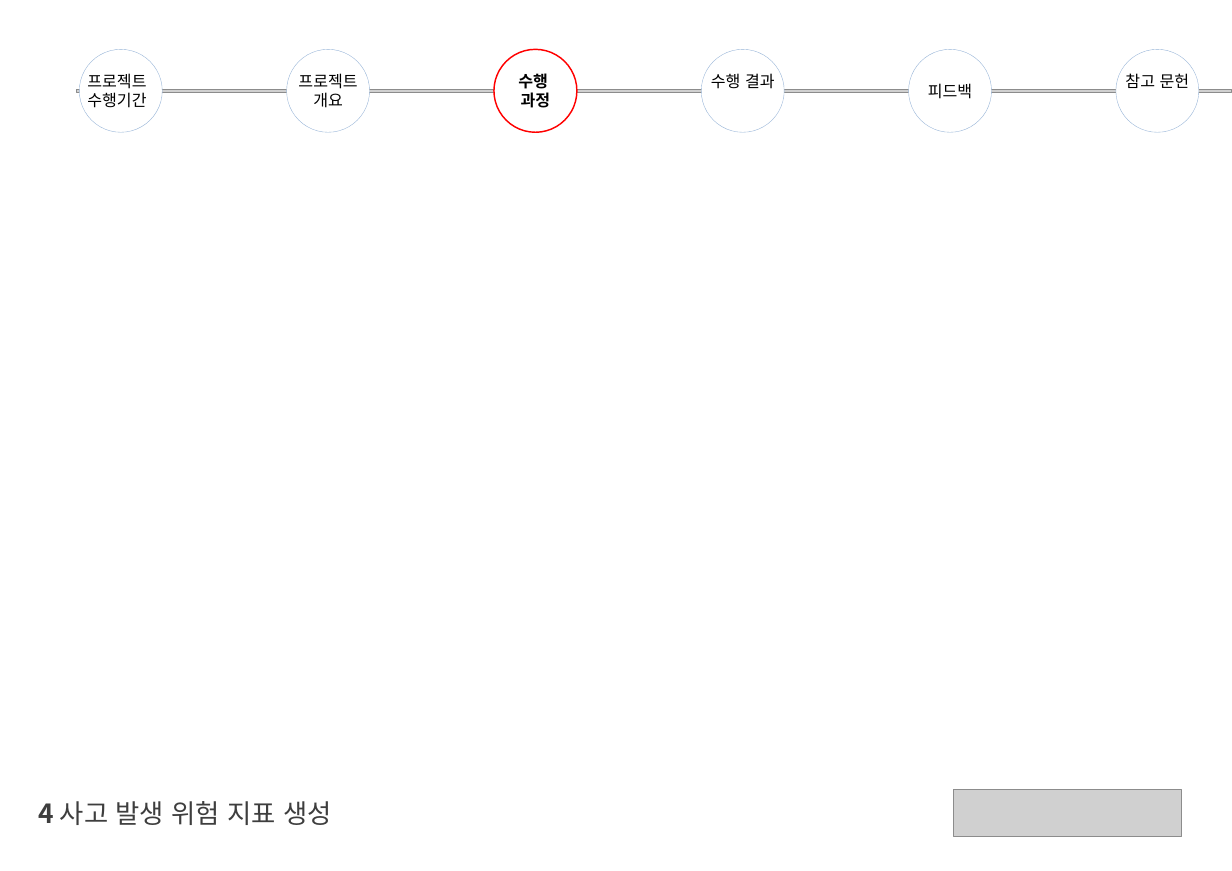
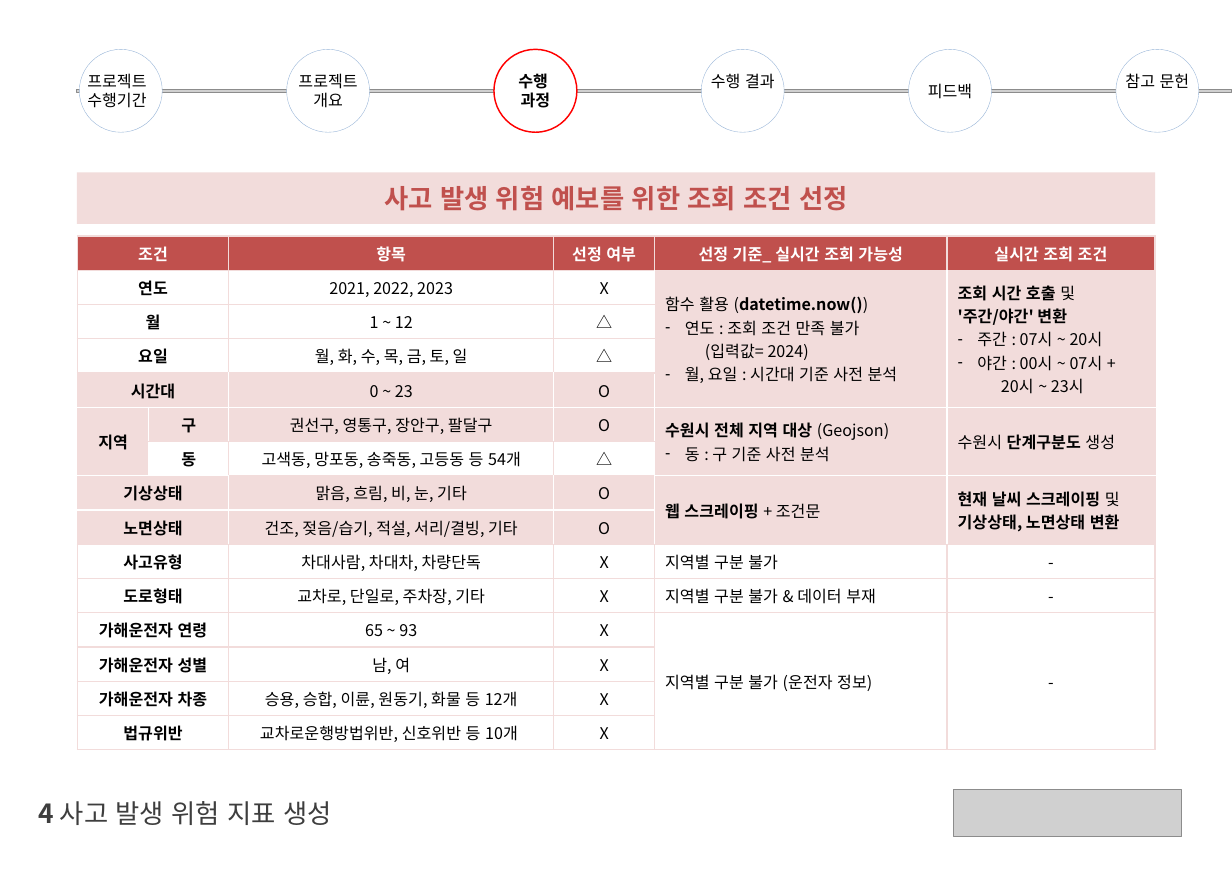
Before and after one commit to leehj112/2024_Accident_Project, a slide deck: slide 12 of SeJeong/노인 교통사고 감소를 위한_3.수행과정.pptx. Drawn at 1232x871 pixels with LibreOffice and Linux fonts; fonts in the diff are those of the drawing; grey boxes stand for pictures. Boxes give left, top, right and bottom in pixels: in the first picture for what was removed or moved away, otherwise in the second. Text is boxed around its words. In the diff, an @@ line names an element or a change of style, - is before the commit and + after.

```diff
--- a/SeJeong/노인 교통사고 감소를 위한_3.수행과정.pptx
+++ b/SeJeong/노인 교통사고 감소를 위한_3.수행과정.pptx
@@ rectangle added at box(77, 173, 1155, 224), fill #F2DCDB, 18 pt, text #C0504D, bold @@
+사고 발생 위험 예보를 위한 조회 조건 선정
@@ table added at box(78, 236, 1156, 750), 15 rows, 6 columns @@
+조건 |  | 항목 | 선정 여부 | 선정 기준_ 실시간 조회 가능성 | 실시간 조회 조건
+연도 |  | 2021, 2022, 2023 | X | 함수 활용 (datetime.now()) / 연도 : 조회 조건 만족 불가 / (입력값= 2024) / 월, 요일 : 시간대 기준 사전 분석 | 조회 시간 호출 및 / '주간/야간' 변환 / 주간 : 07시 ~ 20시 / 야간 : 00시 ~ 07시 + / 20시 ~ 23시
+월 |  | 1 ~ 12 | △ |  | 
+요일 |  | 월, 화, 수, 목, 금, 토, 일 | △ |  | 
+시간대 |  | 0 ~ 23 | O |  | 
+지역 | 구 | 권선구, 영통구, 장안구, 팔달구 | O | 수원시 전체 지역 대상 (Geojson) / 동 : 구 기준 사전 분석 | 수원시 단계구분도 생성
+ | 동 | 고색동, 망포동, 송죽동, 고등동 등 54개 | △ |  | 
+기상상태 |  | 맑음, 흐림, 비, 눈, 기타 | O | 웹 스크레이핑 + 조건문 | 현재 날씨 스크레이핑 및 / 기상상태, 노면상태 변환
+노면상태 |  | 건조, 젖음/습기, 적설, 서리/결빙, 기타 | O |  | 
+사고유형 |  | 차대사람, 차대차, 차량단독 | X | 지역별 구분 불가 | -
+도로형태 |  | 교차로, 단일로, 주차장, 기타 | X | 지역별 구분 불가 & 데이터 부재 | -
+가해운전자 연령 |  | 65 ~ 93 | X | 지역별 구분 불가 (운전자 정보) | -
+가해운전자 성별 |  | 남, 여 | X |  | 
+가해운전자 차종 |  | 승용, 승합, 이륜, 원동기, 화물 등 12개 | X |  | 
+법규위반 |  | 교차로운행방법위반, 신호위반 등 10개 | X |  | 
```
Also in this commit, not shown: 4 other slides changed, 1 slide added.
